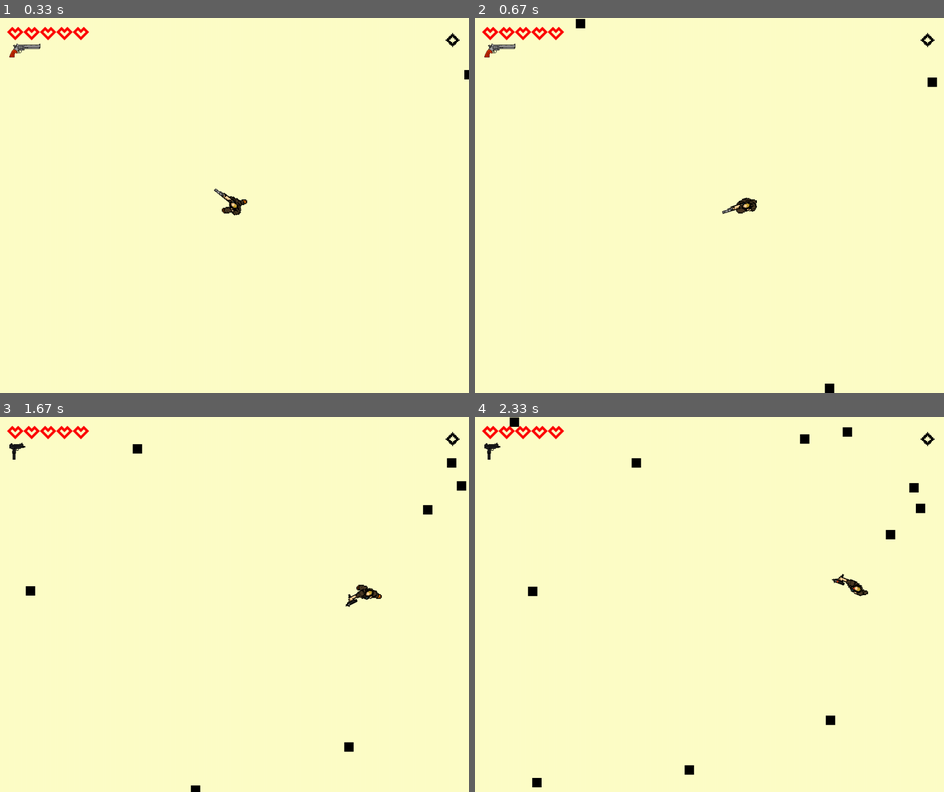
Above: before the commit, frames 1-4 (two rows, left to right).
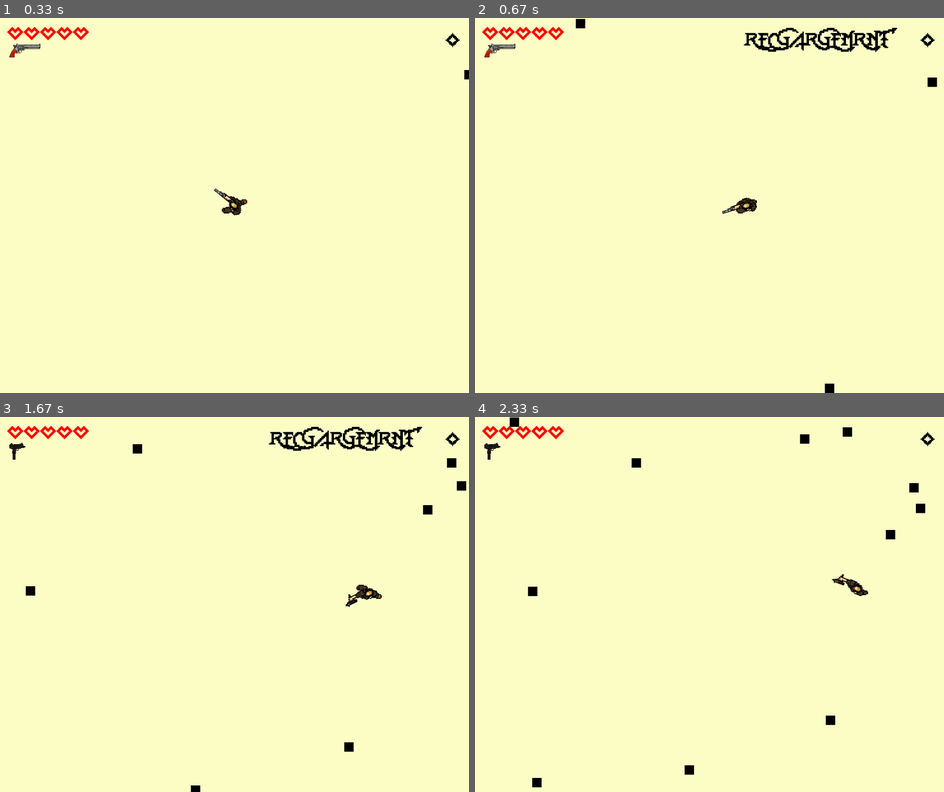
Above: after the commit, the same moments.

Repository: Tintouin/OpenScalingChainsaw
Game: pygame game, started from main.py
Same seed, same stepped clock (60 frames per second), same inputs: the game is played once before the commit and once after it.
Inputs (mouse positions are in pixels of both pictures, inside the frame that each line leads up to):
- Up to frame 1 (0.33 s): no input
- Up to frame 2 (0.67 s): hold R from 0.33 s (still down); hold D from 0.33 s (still down); move the mouse to (690, 220) at 0.37 s
- Up to frame 3 (1.67 s): release R at 0.8 s; release D at 0.8 s; hold R 0.83-1.3 s; hold D 0.83-1.3 s; move the mouse to (121, 608) at 0.87 s; tap Z at 0.9, 1.2, 1.4 s; tap 2 at 0.98 s; hold R from 1.33 s (still down); hold D from 1.33 s (still down); move the mouse to (215, 672) at 1.37 s; tap 3 at 1.48 s
- Up to frame 4 (2.33 s): tap Z at 1.7 s; release R at 1.8 s; release D at 1.8 s; tap R at 1.83 s; press the mouse at (643, 525) at 2.2 s; move the mouse to (639, 503) at 2.3 s

Frame 1 is identical in both runs. In frame 2, 1.0% of the frame differs, in the area x 57-90%, y 2-10%; in frame 3, 1.0%; in frame 4, nothing differs.

Commit message:
Sons et menu gamestates

Diff:
--- a/Weapon.py
+++ b/Weapon.py
@@ -29,7 +29,7 @@
 class Pistol(Weapon):
     def __init__(self):
         super().__init__()
-        self.weaponCooldown = 2000
+        self.weaponCooldown = 1500
         self.gunAmmo = 6
 
         self.shoot_sound = pygame.mixer.Sound("sons/player/gun/shot.wav")
@@ -53,7 +53,7 @@
 class Shotgun(Weapon):
     def __init__(self):
         super().__init__()
-        self.weaponCooldown = 1000
+        self.weaponCooldown = 750
         self.spreadArc = 35
         self.projectilesCount = 12
         self.shotgunAmmo = 2
--- a/main.py
+++ b/main.py
@@ -7,7 +7,29 @@
 
 pygame.init()
 pygame.mixer.init()
-gunshot = pygame.mixer.Sound("sons/player/gun/shot.wav")
+
+gunSounds=[pygame.mixer.Sound("sons/player/gun/window_open.mp3"),
+           pygame.mixer.Sound("sons/player/gun/window_close.wav"),
+           pygame.mixer.Sound("sons/player/gun/shellin.wav"),
+           pygame.mixer.Sound("sons/player/gun/unload1.wav"),
+           pygame.mixer.Sound("sons/player/gun/unload2.wav"),
+           pygame.mixer.Sound("sons/player/gun/shot.wav"),
+           pygame.mixer.Sound("sons/player/gun/empty.wav")]
+shotgunSounds=[pygame.mixer.Sound("sons/player/shotgun/window_open.wav"),
+               pygame.mixer.Sound("sons/player/shotgun/window_close.wav"),
+               pygame.mixer.Sound("sons/player/shotgun/shellin.wav"),
+               pygame.mixer.Sound("sons/player/shotgun/unload1.wav"),
+               pygame.mixer.Sound("sons/player/shotgun/unload2.wav"),
+               pygame.mixer.Sound("sons/player/shotgun/shot.wav"),
+               pygame.mixer.Sound("sons/player/shotgun/doubleshot.wav"),
+               pygame.mixer.Sound("sons/player/shotgun/empty.wav")]
+smgSounds=[pygame.mixer.Sound("sons/player/smg/uncock.wav"),
+           pygame.mixer.Sound("sons/player/smg/unload.wav"),
+           pygame.mixer.Sound("sons/player/smg/reload.wav"),
+           pygame.mixer.Sound("sons/player/smg/cock.wav"),
+           pygame.mixer.Sound("sons/player/smg/shot.wav"),
+           pygame.mixer.Sound("sons/player/smg/empty.wav")]
+
 
 
 
@@ -17,8 +39,8 @@
 uiweapons = [pygame.image.load("sprites/ui/gameui/gunbig.png"),
              pygame.image.load("sprites/ui/gameui/shotgunbig.png"),
              pygame.image.load("sprites/ui/gameui/smgbig.png")]
-scoreFont = pygame.font.Font("fonts/Lady Radical 2.ttf", 30)
-healthFont = pygame.font.Font("fonts/OmnicSans.ttf", 50)
+scoreFont = pygame.font.Font("polices/Lady Radical 2.ttf", 30)
+healthFont = pygame.font.Font("polices/OmnicSans.ttf", 50)
 healthRender = healthFont.render('z', True, pygame.Color('red'))
 pygame.display.set_caption("Top Down")
 
@@ -93,32 +115,45 @@
 
 
 def game_loop():
-    show_menu = False
     done = False
     hero = pygame.sprite.GroupSingle(Player(screen.get_size()))
     enemies = pygame.sprite.Group()
     lastEnemy = pygame.time.get_ticks()
+    gameState= 0
     score = 0
+    print(gameState)
 
     while hero.sprite.alive and not done:
         keys = pygame.key.get_pressed()
         mouse = pygame.mouse.get_pressed()
         currentTime = pygame.time.get_ticks()
-        isreloading = False
+
 
         for event in pygame.event.get():
+            if event.type == pygame.KEYDOWN:
+                if event.key == pygame.K_r:
+                    if gameState != 1:
+                        if hero.sprite.holster == 1:
+                            gunSounds[0].play()
+                        elif hero.sprite.holster == 2:
+                            shotgunSounds[0].play()
+                        gameState = 1
+                    else:        #ah le voilà le fameux else if {} hehe !
+                        if hero.sprite.holster == 1:
+                            gunSounds[1].play()
+                        elif hero.sprite.holster == 2:
+                            shotgunSounds[1].play()
+                        gameState=0
+
             if event.type == pygame.QUIT:
                 return True
         screen.fill(BGCOLOR)
 
-        if show_menu == True:
+        process_keys(keys, hero)
+        if gameState==0:
+            process_mouse(mouse, hero)
+        elif gameState==1:
             render_menu()
-
-        process_keys(keys, hero)
-        process_mouse(mouse, hero)
-
-        if keys[pygame.K_e]:
-            show_menu = not show_menu
 
         # Enemy spawning process
         if lastEnemy < currentTime - 200 and len(enemies) < 50:
@@ -141,7 +176,6 @@
             screen.blit(healthRender, (15 + hp*35, 0))
         scoreRender = scoreFont.render(str(score), True, pygame.Color('black'))
         weaponRender = uiweapons[0]
-        #ammoRender = scoreFont.render(str(ammo), True, pygame.Color('black'))
 
         scoreRect = scoreRender.get_rect()
         scoreRect.right = size[0] - 20
@@ -175,9 +209,7 @@
         if event.type == pygame.QUIT:
             done = True
 
-    if keys[pygame.K_r]:
+
+    if keys[pygame.K_RETURN]:
         done = game_loop()
-
-    if keys[pygame.K_e]:
-        show_menu = not show_menu
 pygame.quit()
Binary file added: polices/Alkhemikal.ttf
Binary file added: polices/Lady Radical 2.ttf
Binary file added: polices/OmnicSans.ttf
Binary file added: polices/UpheavalPro.ttf
Not shown, added: sons/player/gun/window_close.wav
Not shown, added: sons/player/gun/window_open.mp3
